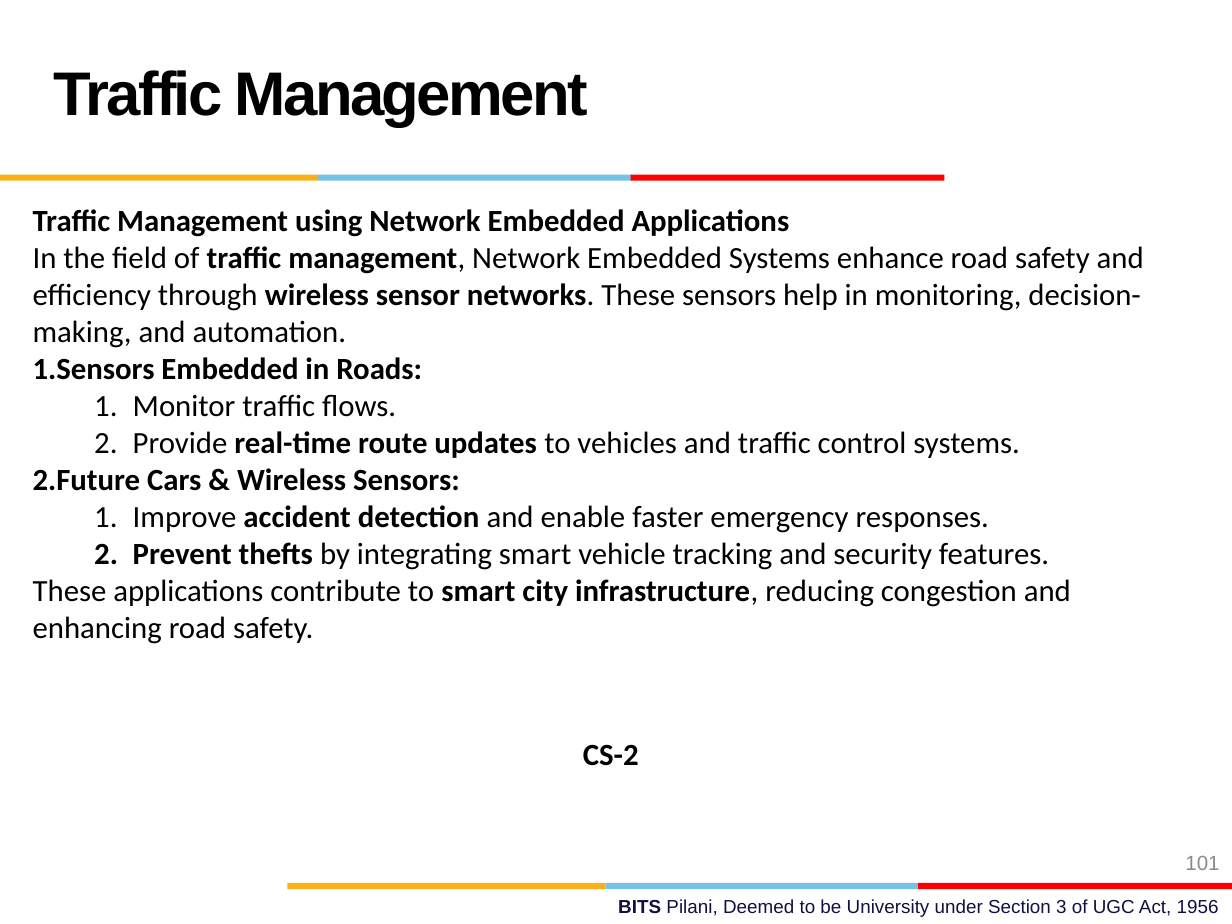
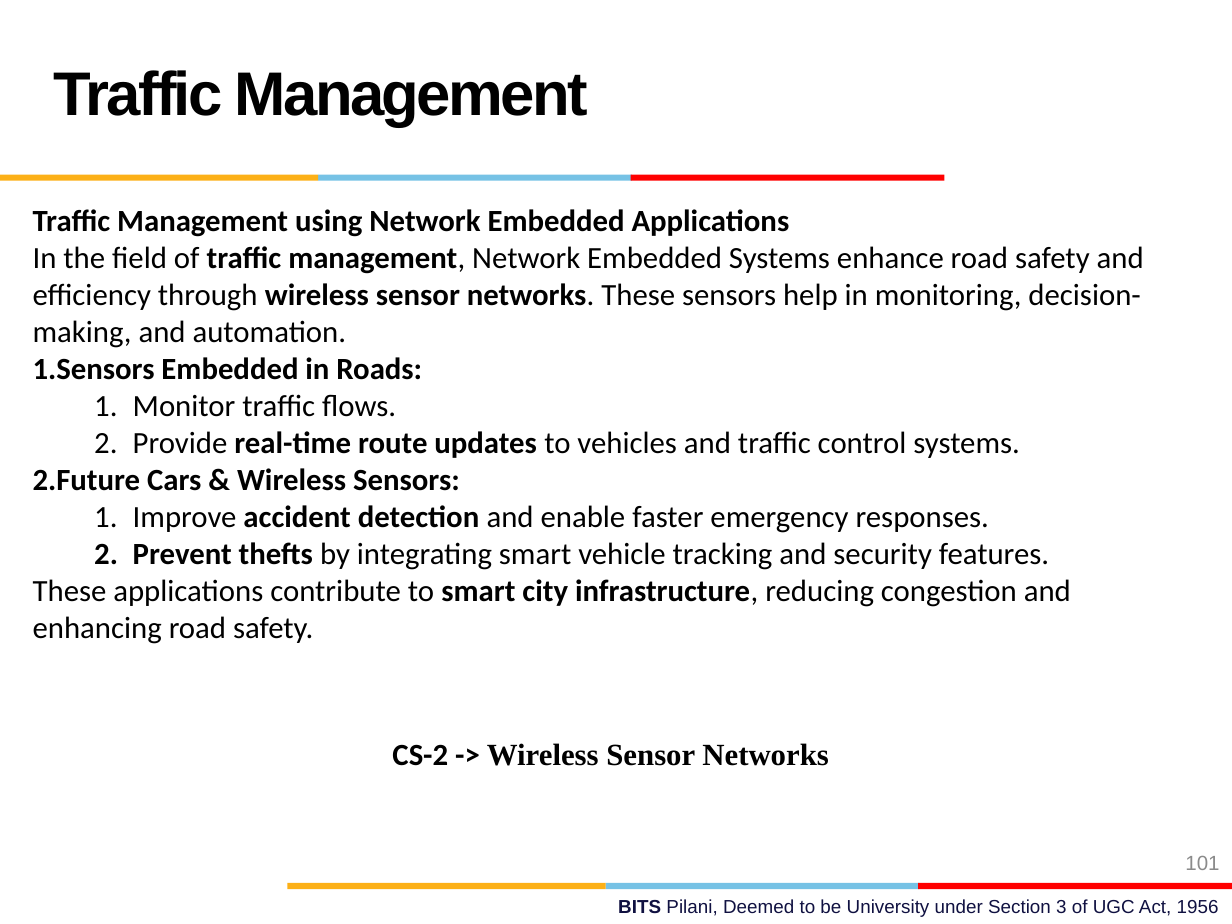
Before and after one commit to AbidKhan01ak/Mtech-7th-Sem, a slide deck: slide 101 of NEA/NEA.pptx. Drawn at 1232x924 pixels with LibreOffice and Linux fonts; fonts in the diff are those of the drawing; background and template pictures are left out. Boxes give left, top, right and bottom in pixels: in the first picture for what was removed or moved away, otherwise in the second. Text is boxed around its words. In the diff, an @@ line names an element or a change of style, - is before the commit and + after.

```diff
--- a/NEA/NEA.pptx
+++ b/NEA/NEA.pptx
@@ text at (392, 743, 828, 766): text changed; font Calibri to Times New Roman @@
-CS-2
+CS-2 -> Wireless Sensor Networks
```
Also in this commit, not shown: 76 slides added.
